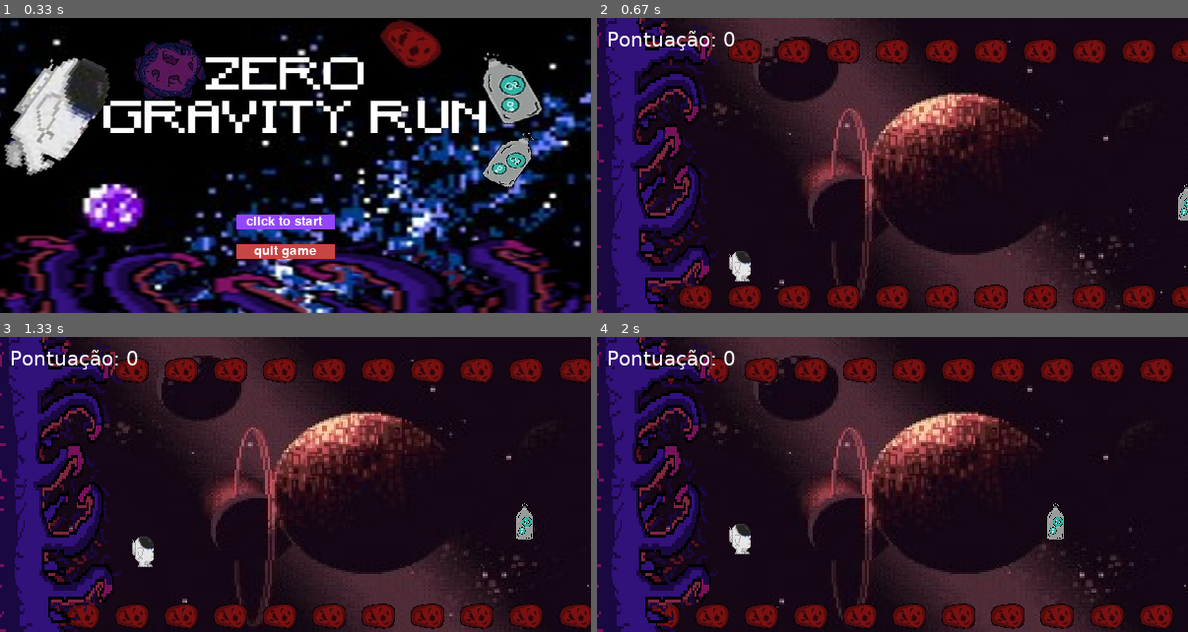
Above: before the commit, frames 1-4 (two rows, left to right).
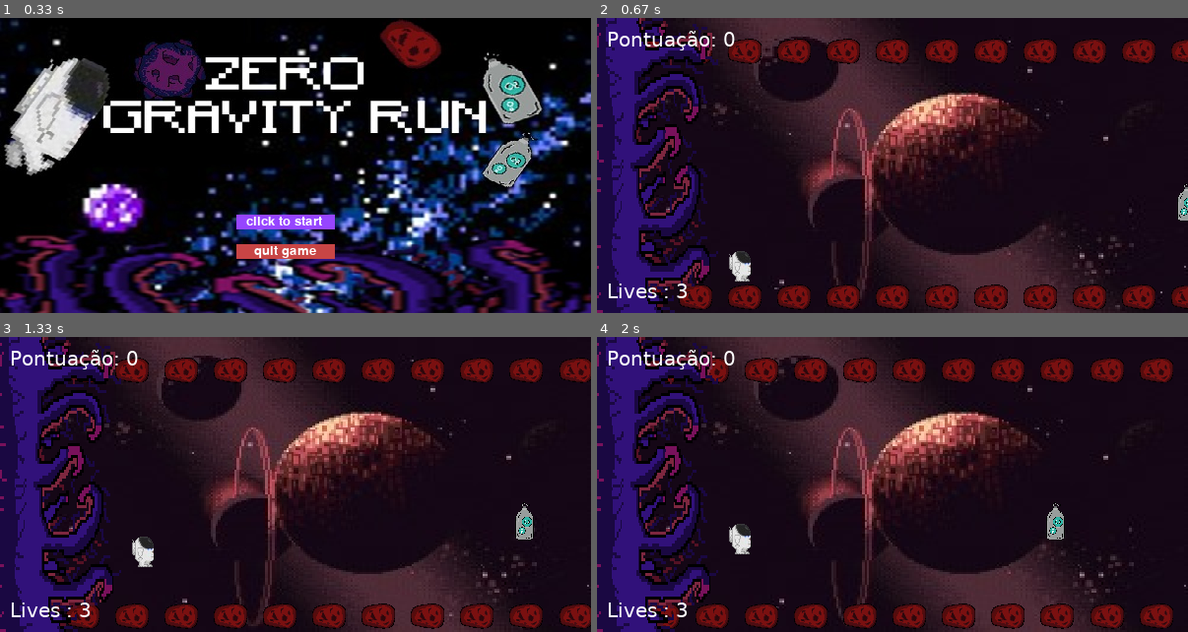
Above: after the commit, the same moments.

Repository: matt-ruggero/Pygame
Game: pygame game, started from jogo.py
Two runs of this game, one before a commit and one after it. Both use one fixed random seed, a clock stepped at 60 frames per second and the inputs below.
Inputs (mouse positions are in pixels of both pictures, inside the frame that each line leads up to):
- Up to frame 1 (0.33 s): no input
- Up to frame 2 (0.67 s): click "click to start" at 0.38 s
- Up to frame 3 (1.33 s): hold Up 0.67-1.13 s; move the mouse to (271, 496) at 0.7 s; hold Down from 1.17 s (still down)
- Up to frame 4 (2 s): release Down at 1.47 s; hold Up 1.5-1.87 s; hold Down from 1.9 s (still down)

Frame 1 is identical in both runs. In frame 2, 0.2% of the frame differs, in the area x 2-16%, y 90-95%; in frame 3, 0.2%; in frame 4, 0.2%.

Commit message:
Contagem de vidas

Diff:
--- a/jogo.py
+++ b/jogo.py
@@ -104,6 +104,7 @@
         pygame.mixer.Sound.set_volume(oxygen_sound, 0.1)
 
         score = 0
+        lives = 3
         font = pygame.font.SysFont('Verdana', 20)
 
         game = True
@@ -149,6 +150,9 @@
                 game = False
 
             texto = font.render('Pontuação: {0}'.format(score), True, (255, 255, 255))
+            live = font.render("Lives : " + str(lives), True, (255, 255, 255))
+            text_rect = live.get_rect()
+            text_rect.bottomleft = (10, HEIGHT - 10)
 
             all_grounds.update()
             all_roofs.update()
@@ -170,6 +174,7 @@
                 astronauta.rect.x -= 20
                 m = Meteoro(meteoro)
                 all_meteoros.add(m)
+                lives -= 1
                 meteoro_sound.play()
 
             window.fill((0, 0, 0))
@@ -181,6 +186,7 @@
             all_roofs.draw(window)
             window.blit(monstro, (-20,0))
             window.blit(texto, (10,10))
+            window.blit(live, text_rect)
             pygame.display.update()
 
         # pygame.quit()
